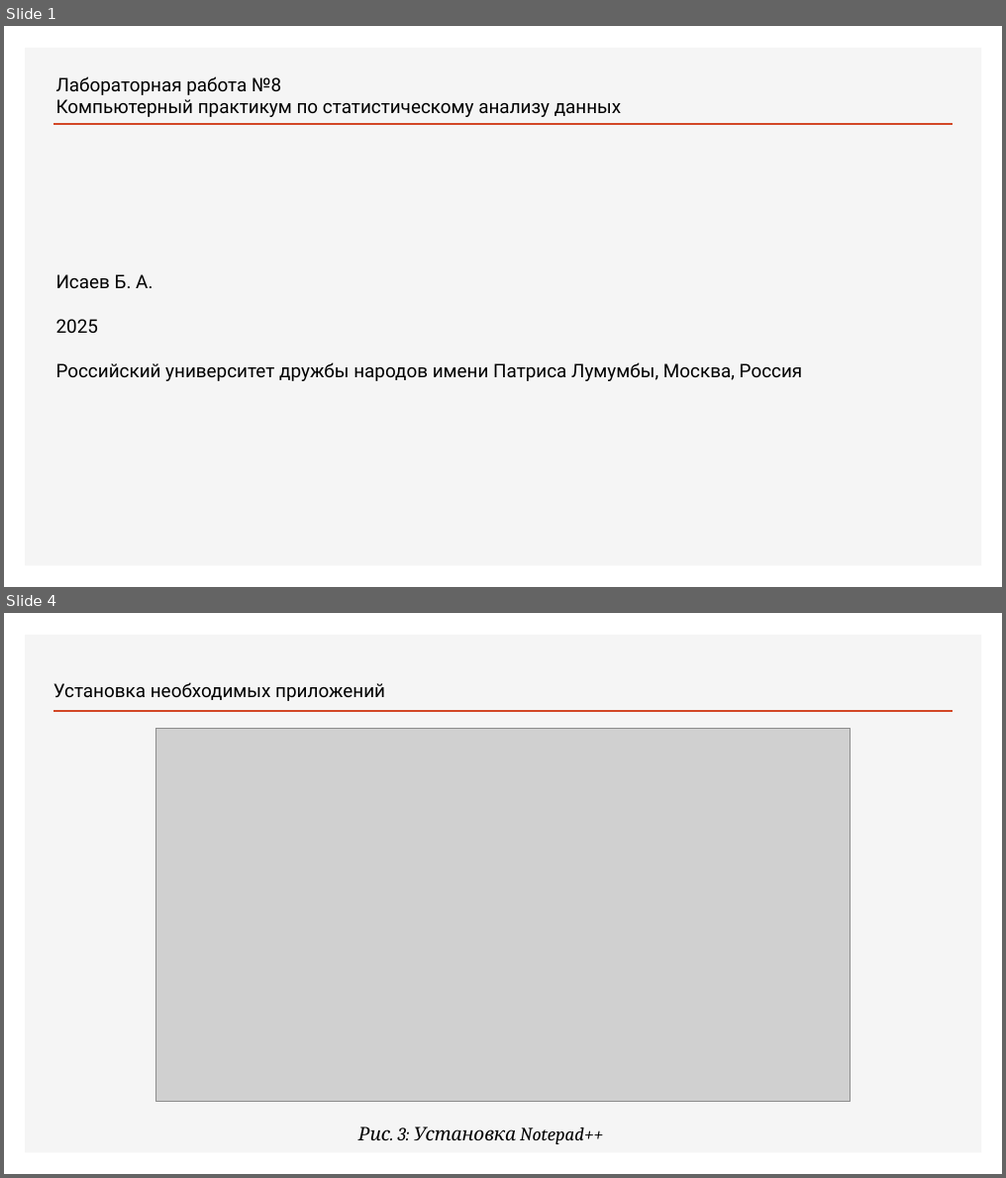
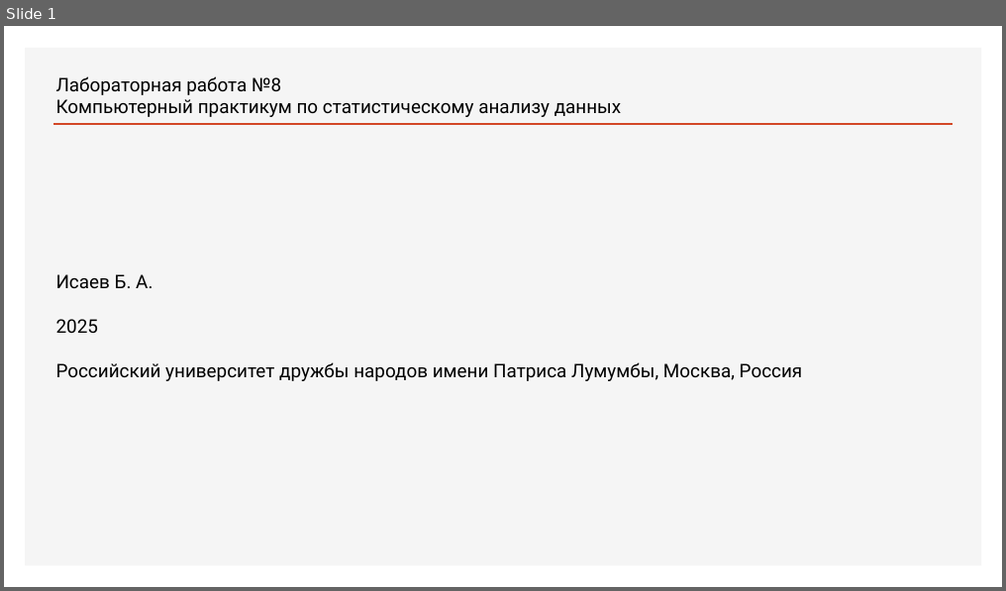
Before and after one commit to bulat-abubakarovich-isaev/K, a slide deck: lab8/presentation/presentation.pptx. Shown one above the other, each under a label of ours: slides 1 and 4 before the commit, slide 1 after it; the slides between them are not shown. The pictures are 1006x1178 and 1006x591 pixels, drawn with LibreOffice and Linux fonts; fonts in the diff are those of the drawing; grey boxes stand for pictures. Boxes give left, top, right and bottom in pixels: in the first picture for what was removed or moved away, otherwise in the second. Text is boxed around its words. In the diff, an @@ line names an element or a change of style, - is before the commit and + after.

```diff
--- a/lab8/presentation/presentation.pptx
+++ b/lab8/presentation/presentation.pptx
@@ slide 4 removed at (4, 613, 1002, 1174), background #FFFFFF; not listed: 2 template elements that a slide beside it also shows @@
@@ text removed at (54, 682, 385, 701) @@
-Установка необходимых приложений
@@ picture removed at (156, 728, 849, 1102) @@
@@ text removed at (358, 1127, 603, 1145) @@
-Рис. 3: Установка Notepad++
```
Also in this commit, not shown: 4 slides changed, 15 slides added, 12 other slides removed, 3 other files.
